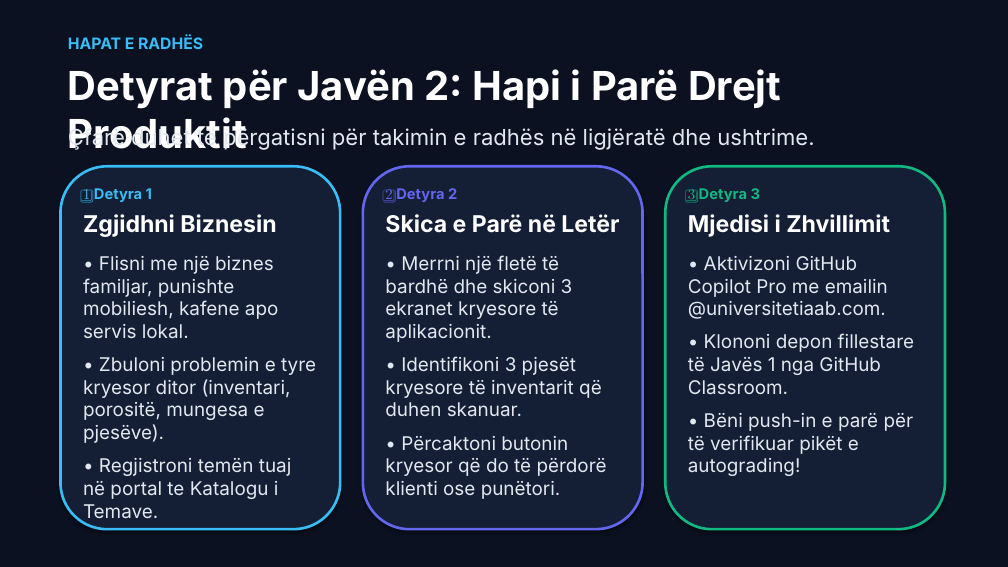
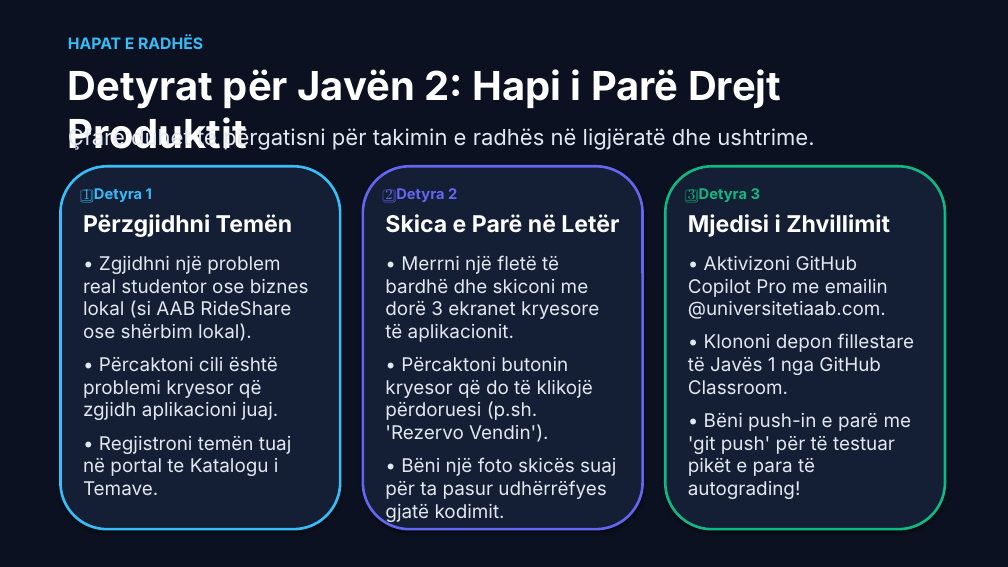
Before and after one commit to arbenl/arbenl.github.io, a slide deck: slide 19 of Jave1_Hyrje_Nextjs_PWA_Copilot_2026.pptx. Drawn at 1008x567 pixels with LibreOffice and Linux fonts; fonts in the diff are those of the drawing. Boxes give left, top, right and bottom in pixels: in the first picture for what was removed or moved away, otherwise in the second. Text is boxed around its words. In the diff, an @@ line names an element or a change of style, - is before the commit and + after.

Commit message:
feat(presentation): adopt AAB RideShare theme with clean line sketch and student carpooling story in Albanian

```diff
--- a/Jave1_Hyrje_Nextjs_PWA_Copilot_2026.pptx
+++ b/Jave1_Hyrje_Nextjs_PWA_Copilot_2026.pptx
@@ text at bbox=[83, 214, 309, 420]: text changed @@
-Zgjidhni Biznesin
-• Flisni me një biznes familjar, punishte mobiliesh, kafene apo servis lokal.
-• Zbuloni problemin e tyre kryesor ditor (inventari, porositë, mungesa e pjesëve).
+Përzgjidhni Temën
+• Zgjidhni një problem real studentor ose biznes lokal (si AAB RideShare ose shërbim lokal).
+• Përcaktoni cili është problemi kryesor që zgjidh aplikacioni juaj.
@@ text at bbox=[385, 255, 616, 523]: text changed @@
-• Merrni një fletë të bardhë dhe skiconi 3 ekranet kryesore të aplikacionit.
-• Identifikoni 3 pjesët kryesore të inventarit që duhen skanuar.
-• Përcaktoni butonin kryesor që do të përdorë klienti ose punëtori.
+• Merrni një fletë të bardhë dhe skiconi me dorë 3 ekranet kryesore të aplikacionit.
+• Përcaktoni butonin kryesor që do të klikojë përdoruesi (p.sh. 'Rezervo Vendin').
+• Bëni një foto skicës suaj për ta pasur udhërrëfyes gjatë kodimit.
@@ text at bbox=[688, 413, 912, 499]: text changed @@
-• Bëni push-in e parë për të verifikuar pikët e autograding!
+• Bëni push-in e parë me 'git push' për të testuar pikët e para të autograding!
```
Also in this commit, not shown: 12 other slides changed, 1 other file.
